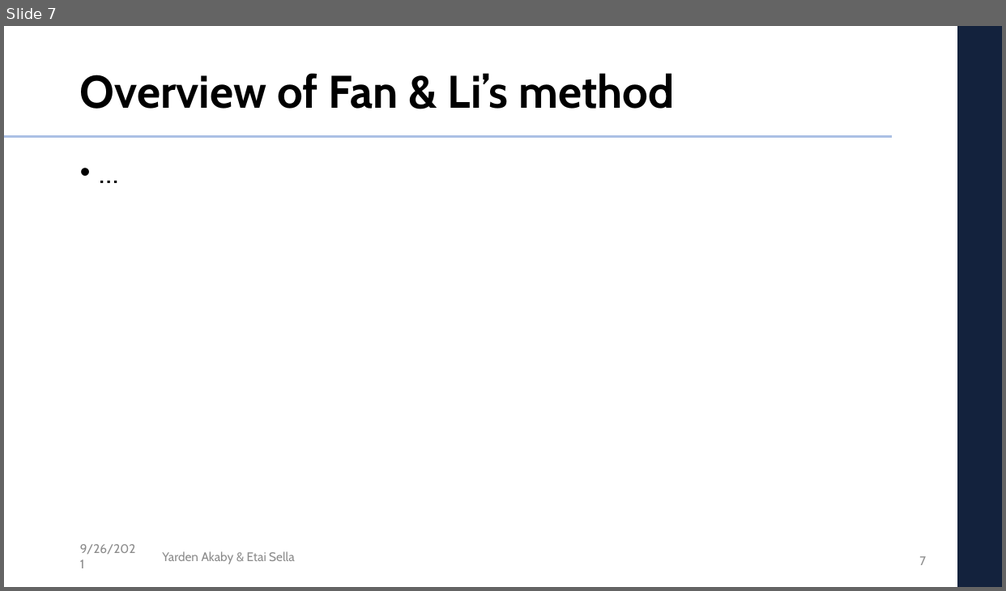
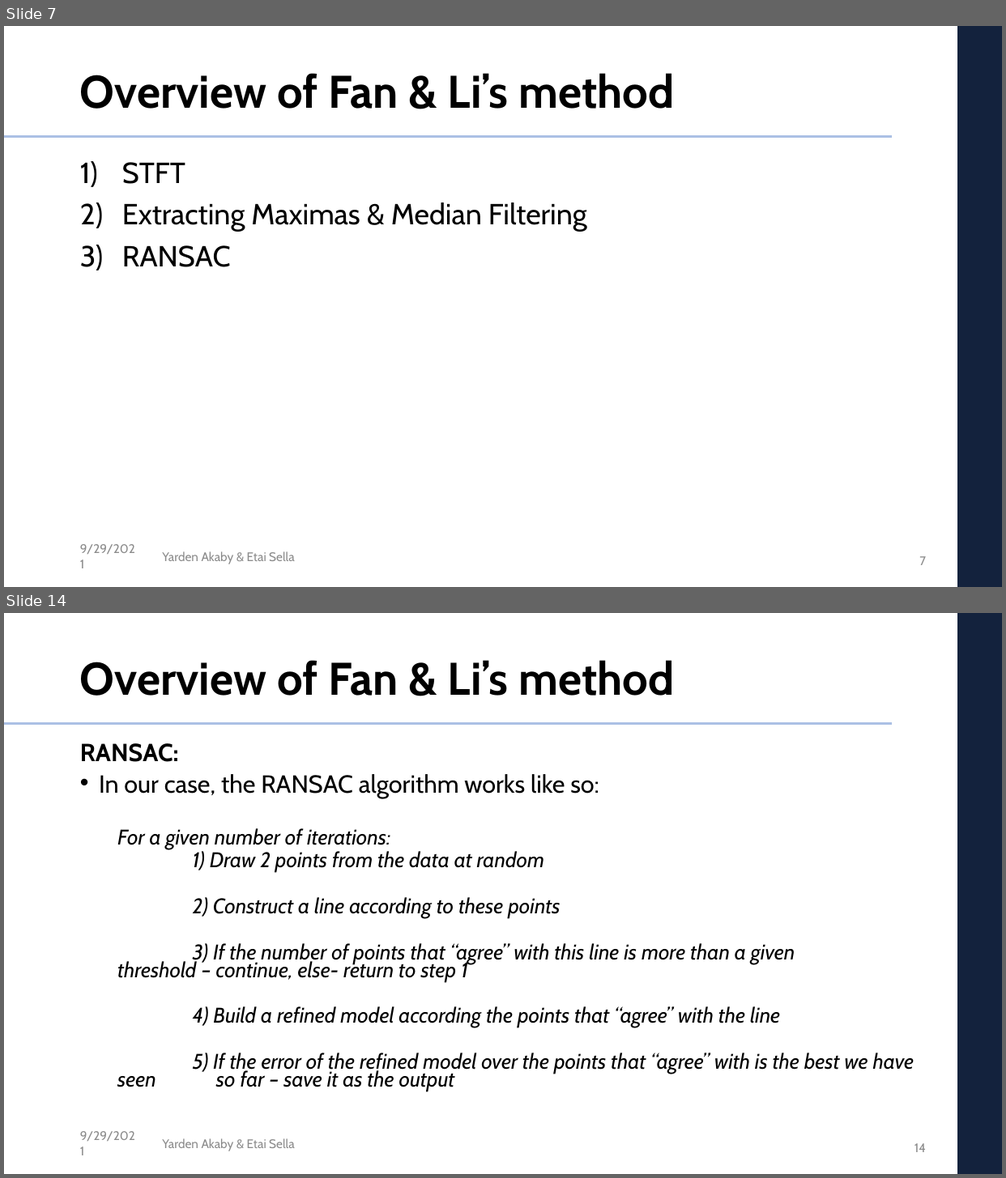
Before and after one commit to etaisella/multi_dim_DSP_final_project, a slide deck: presentation/DSP_project_presentation.pptx. Shown one above the other, each under a label of ours: slide 7 before the commit, slides 7 and 14 after it; the slides between them are not shown. The pictures are 1006x591 and 1006x1178 pixels, drawn with LibreOffice and Linux fonts; fonts in the diff are those of the drawing; background and template pictures are left out. Boxes give left, top, right and bottom in pixels: in the first picture for what was removed or moved away, otherwise in the second. Text is boxed around its words. In the diff, an @@ line names an element or a change of style, - is before the commit and + after.

```diff
--- a/presentation/DSP_project_presentation.pptx
+++ b/presentation/DSP_project_presentation.pptx
@@ slide 14 added at box(4, 613, 1002, 1174), background #FFFFFF; not listed: 3 template elements that a slide beside it also shows @@
@@ title added at box(80, 660, 674, 696), 44 pt, text #000000, bold @@
+Overview of Fan & Li’s method
@@ text added at box(80, 743, 914, 1092), 20.4 pt, text #000000, italic @@
+RANSAC:
+• In our case, the RANSAC algorithm works like so:
+  For a given number of iterations:
+  1) Draw 2 points from the data at random
+  2) Construct a line according to these points
+  3) If the number of points that “agree” with this line is more than a given threshold – continue, else- return to step 1
+  4) Build a refined model according the points that “agree” with the line
+  5) If the error of the refined model over the points that “agree” with is the best we have seen so far – save it as the output
@@ text added at box(80, 1131, 135, 1141), 12 pt, text #8C8C8C @@
+9/29/2021
@@ text added at box(162, 1139, 294, 1152), 12 pt, text #8C8C8C @@
+Yarden Akaby & Etai Sella
@@ page number added at box(914, 1144, 926, 1152), 12 pt, text #8C8C8C @@
+14
@@ slide 7 changed as well @@
@@ text at box(122, 162, 587, 267): text changed @@
-• …
+1) STFT
+2) Extracting Maximas & Median Filtering
+3) RANSAC
@@ text at box(80, 544, 135, 554): text changed @@
-9/26/2021
+9/29/2021
```
Also in this commit, not shown: 14 other slides changed, 14 other slides added, 2 other files.
